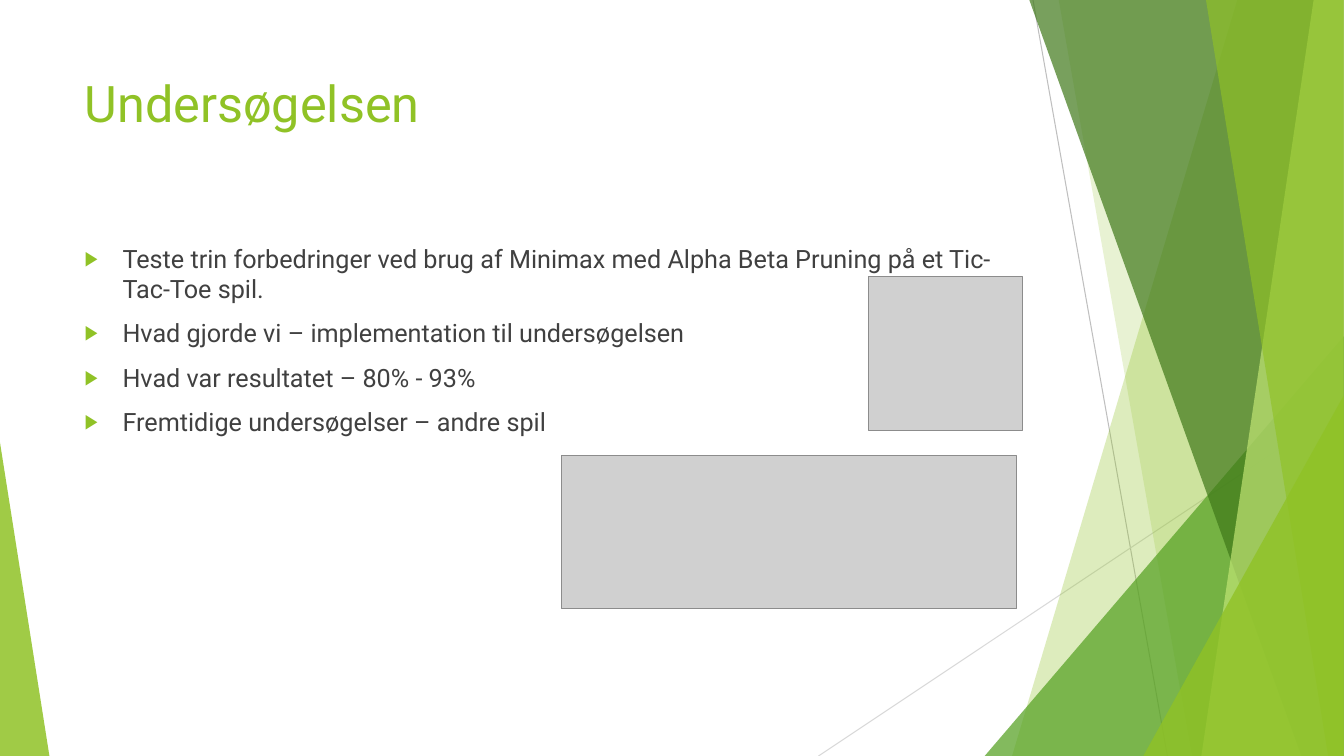
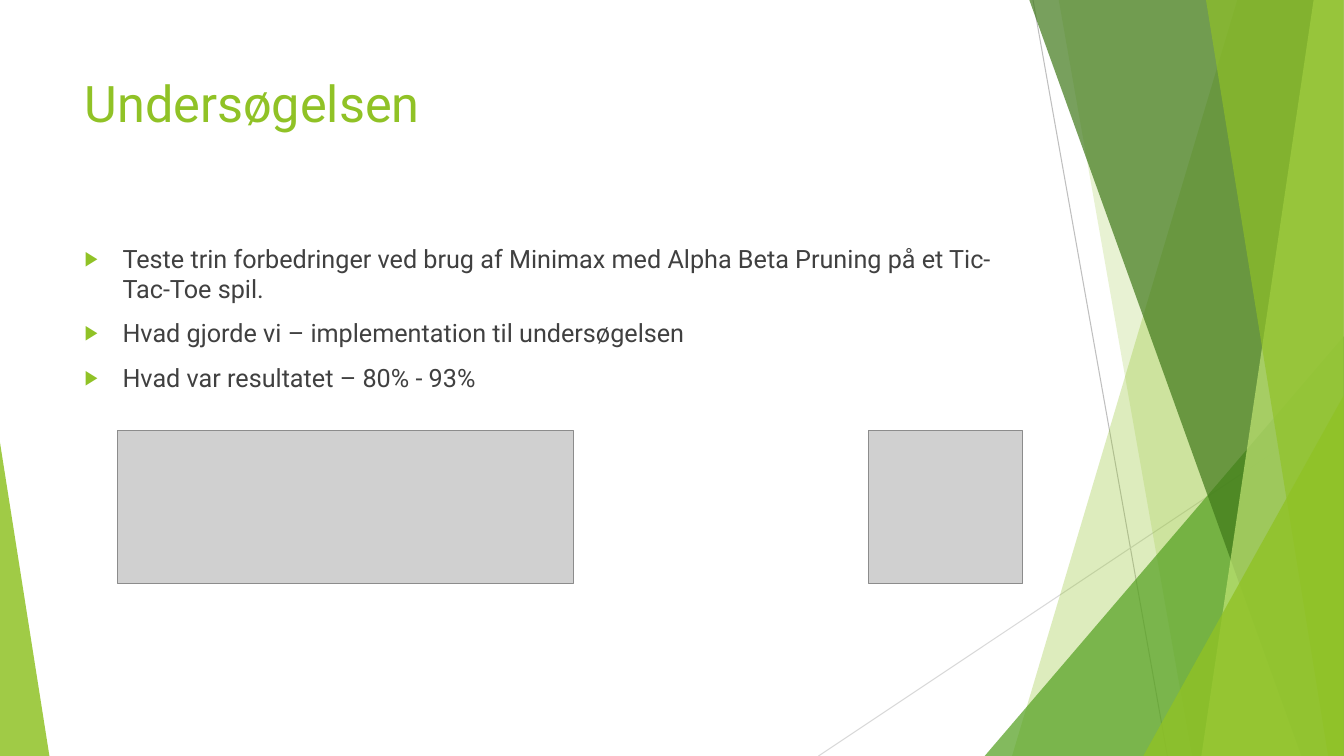
Before and after one commit to FrederikBlem/UFO_Exam_Minimax_Paper, a slide deck: slide 3 of Minimax_Presentation.pptx. Drawn at 1344x756 pixels with LibreOffice and Linux fonts; fonts in the diff are those of the drawing; grey boxes stand for pictures. Boxes give left, top, right and bottom in pixels: in the first picture for what was removed or moved away, otherwise in the second. Text is boxed around its words. In the diff, an @@ line names an element or a change of style, - is before the commit and + after.

```diff
--- a/Minimax_Presentation.pptx
+++ b/Minimax_Presentation.pptx
@@ text at (123,412,546,437): paragraph removed @@
-▶ Fremtidige undersøgelser – andre spil
@@ picture: place and size @@
-picture at (562,456,1017,609)
+picture at (118,431,574,584)
@@ picture: place and size @@
-picture at (869,277,1022,431)
+picture at (869,431,1022,584)
```
Also in this commit, not shown: 16 other files.
